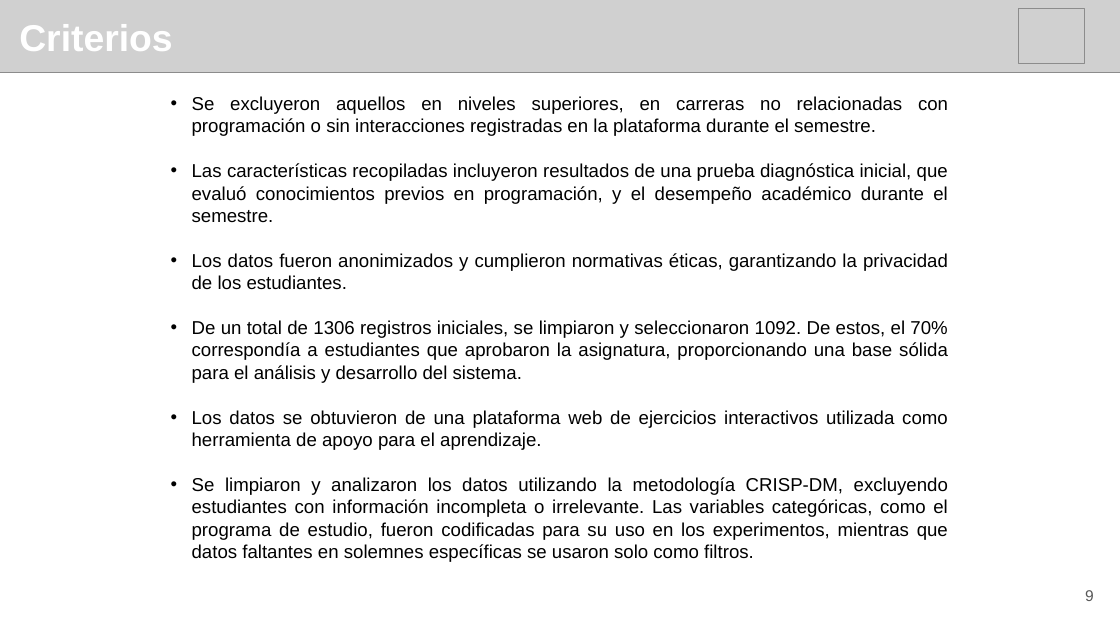
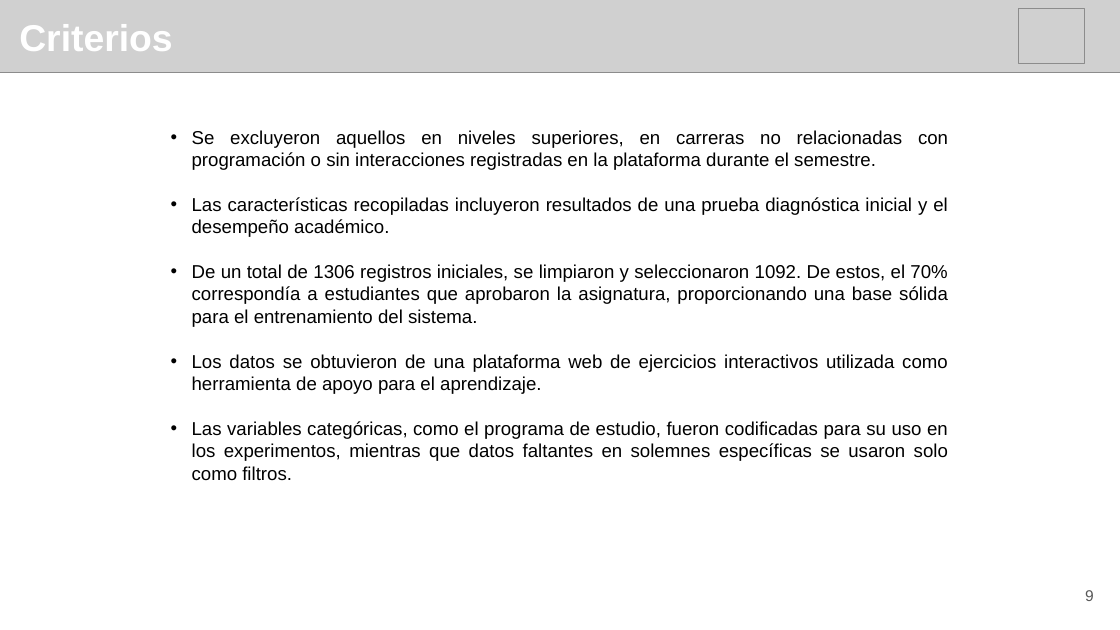
Before and after one commit to edgar-ramxs/RecSysUnab, a slide deck: slide 9 of docs/presentacion.pptx. Drawn at 1120x630 pixels with LibreOffice and Linux fonts; fonts in the diff are those of the drawing; grey boxes stand for pictures. Boxes give left, top, right and bottom in pixels: in the first picture for what was removed or moved away, otherwise in the second. Text is boxed around its words. In the diff, an @@ line names an element or a change of style, - is before the commit and + after.

```diff
--- a/docs/presentacion.pptx
+++ b/docs/presentacion.pptx
@@ text "Se excluyeron aquellos en niveles ...": place and size @@
-text "Se excluyeron aquellos en niveles ..." at (192, 96, 948, 562)
+text "Se excluyeron aquellos en niveles ..." at (192, 130, 948, 481)
@@ text at (192, 197, 948, 327): text changed @@
-• Las características recopiladas incluyeron resultados de una prueba diagnóstica inicial, que evaluó conocimientos previos en programación, y el desempeño académico durante el semestre.
-• Los datos fueron anonimizados y cumplieron normativas éticas, garantizando la privacidad de los estudiantes.
-• De un total de 1306 registros iniciales, se limpiaron y seleccionaron 1092. De estos, el 70% correspondía a estudiantes que aprobaron la asignatura, proporcionando una base sólida para el análisis y desarrollo del sistema.
+• Las características recopiladas incluyeron resultados de una prueba diagnóstica inicial y el desempeño académico.
+• De un total de 1306 registros iniciales, se limpiaron y seleccionaron 1092. De estos, el 70% correspondía a estudiantes que aprobaron la asignatura, proporcionando una base sólida para el entrenamiento del sistema.
@@ text at (192, 421, 948, 481): text changed @@
-• Se limpiaron y analizaron los datos utilizando la metodología CRISP-DM, excluyendo estudiantes con información incompleta o irrelevante. Las variables categóricas, como el programa de estudio, fueron codificadas para su uso en los experimentos, mientras que datos faltantes en solemnes específicas se usaron solo como filtros.
+• Las variables categóricas, como el programa de estudio, fueron codificadas para su uso en los experimentos, mientras que datos faltantes en solemnes específicas se usaron solo como filtros.
```
Also in this commit, not shown: 2 other slides changed, 1 slide added, 1 slide removed, 1 other file.
